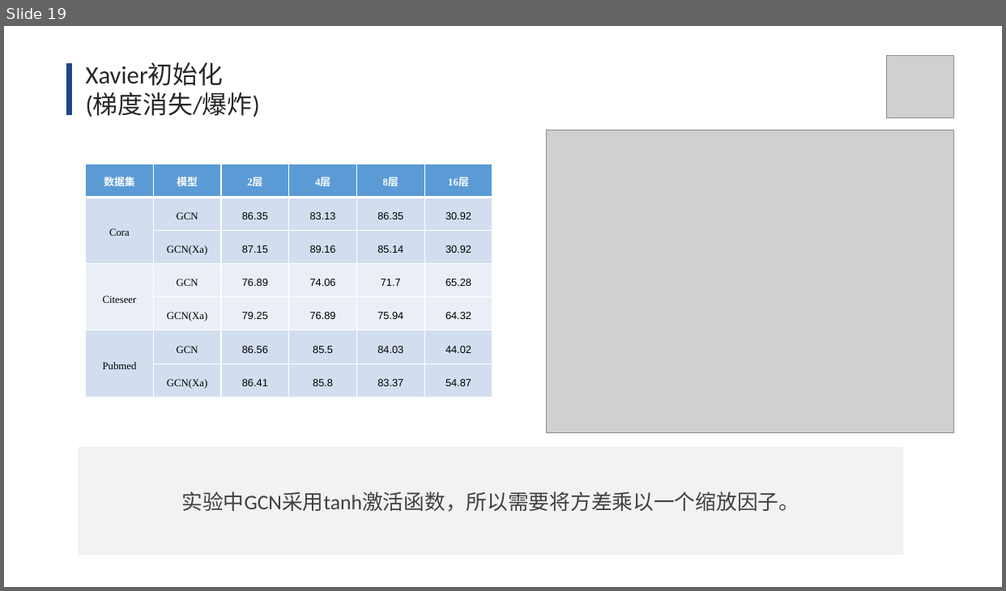
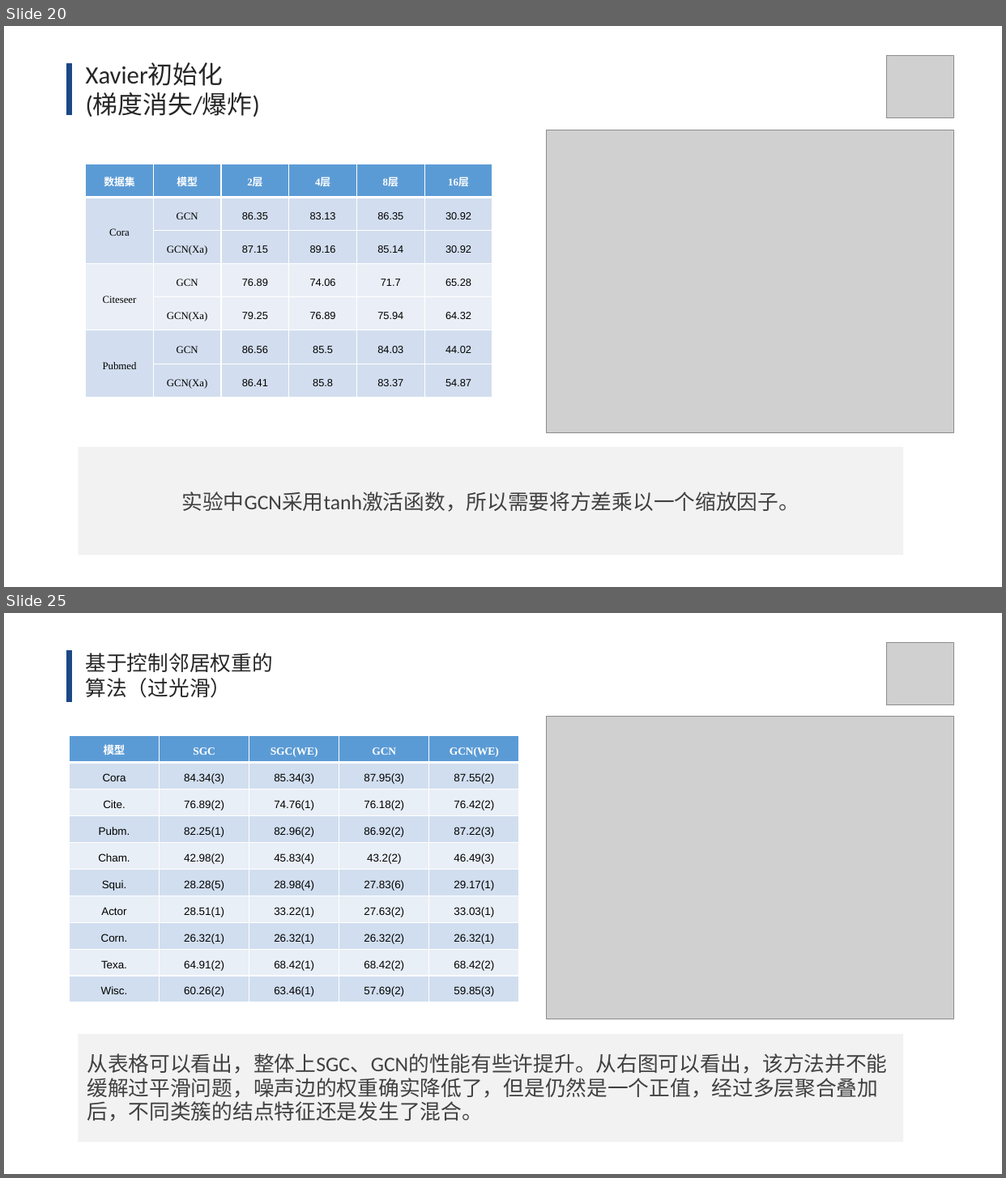
Before and after one commit to lt610/DeepGCN, a slide deck: 毕设提交/ppt/答辩ppt.pptx. Shown one above the other, each under a label of ours: slide 19 before the commit, slides 20 and 25 after it; the slides between them are not shown. The pictures are 1006x591 and 1006x1178 pixels, drawn with LibreOffice and Linux fonts; fonts in the diff are those of the drawing; grey boxes stand for pictures. Boxes give left, top, right and bottom in pixels: in the first picture for what was removed or moved away, otherwise in the second. Text is boxed around its words. In the diff, an @@ line names an element or a change of style, - is before the commit and + after.

```diff
--- a/毕设提交/ppt/答辩ppt.pptx
+++ b/毕设提交/ppt/答辩ppt.pptx
@@ slide 25 added at <box>4,613,1002,1174</box>, background #FFFFFF @@
@@ line added from (69, 650) to (69, 702), #1C4885 6 pt @@
@@ text added at <box>86,653,273,698</box>, 20 pt, text #262626 @@
+基于控制邻居权重的算法（过光滑）
@@ picture added at <box>888,643,954,705</box> @@
@@ picture added at <box>546,717,953,1020</box> @@
@@ table added at <box>69,736,518,1003</box>, 10 rows, 5 columns @@
+模型 | SGC | SGC(WE) | GCN | GCN(WE)
+Cora | 84.34(3) | 85.34(3) | 87.95(3) | 87.55(2)
+Cite. | 76.89(2) | 74.76(1) | 76.18(2) | 76.42(2)
+Pubm. | 82.25(1) | 82.96(2) | 86.92(2) | 87.22(3)
+Cham. | 42.98(2) | 45.83(4) | 43.2(2) | 46.49(3)
+Squi. | 28.28(5) | 28.98(4) | 27.83(6) | 29.17(1)
+Actor | 28.51(1) | 33.22(1) | 27.63(2) | 33.03(1)
+Corn. | 26.32(1) | 26.32(1) | 26.32(2) | 26.32(1)
+Texa. | 64.91(2) | 68.42(1) | 68.42(2) | 68.42(2)
+Wisc. | 60.26(2) | 63.46(1) | 57.69(2) | 59.85(3)
@@ line added from (132, 841) to (181, 841), #FFFFFF 2 pt @@
@@ rectangle added at <box>78,1034,904,1143</box>, fill #F2F2F2 @@
@@ text added at <box>87,1054,887,1122</box>, 20 pt, text #404040 @@
+从表格可以看出，整体上SGC、GCN的性能有些许提升。从右图可以看出，该方法并不能缓解过平滑问题，噪声边的权重确实降低了，但是仍然是一个正值，经过多层聚合叠加后，不同类簇的结点特征还是发生了混合。
@@ what was slide 19 is now slide 20 @@
```
Also in this commit, not shown: 3 slides changed, 7 other slides added, 1 slide removed, 3 other files.
